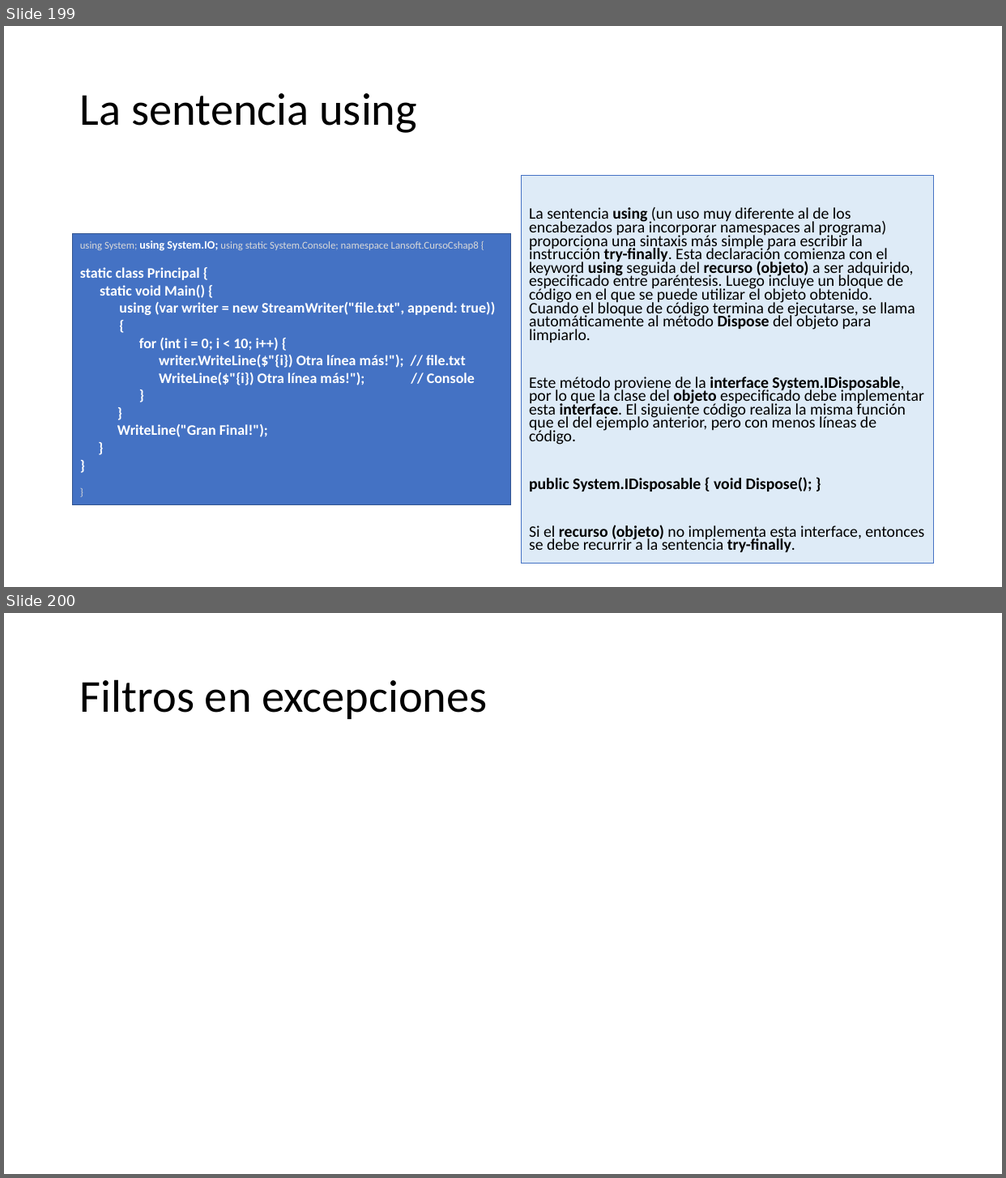
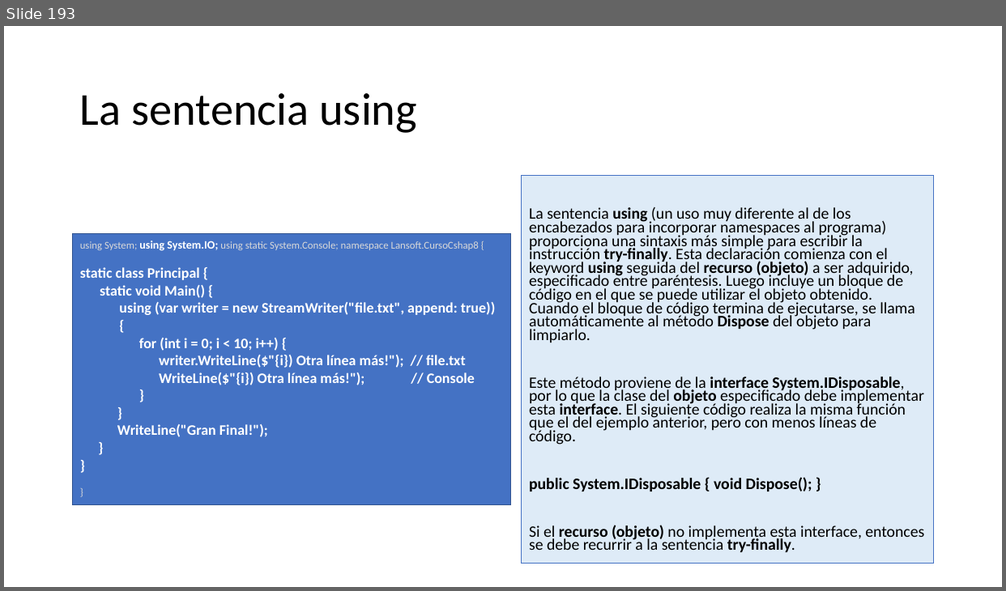
Before and after one commit to AlbertOsinaga/CursoCSharp__8, a slide deck: CSharpQuickReferencia.pptx. Shown one above the other, each under a label of ours: slides 199 and 200 before the commit, slide 193 after it. The pictures are 1006x1178 and 1006x591 pixels, drawn with LibreOffice and Linux fonts; fonts in the diff are those of the drawing. Boxes give left, top, right and bottom in pixels: in the first picture for what was removed or moved away, otherwise in the second. Text is boxed around its words. In the diff, an @@ line names an element or a change of style, - is before the commit and + after.

```diff
--- a/CSharpQuickReferencia.pptx
+++ b/CSharpQuickReferencia.pptx
@@ slide 200 removed at [4, 613, 1002, 1174], background #FFFFFF @@
@@ title removed at [80, 679, 487, 719] @@
-Filtros en excepciones
@@ what was slide 199 is now slide 193 @@
```
Also in this commit, not shown: 1 slide changed, 1 slide added.
